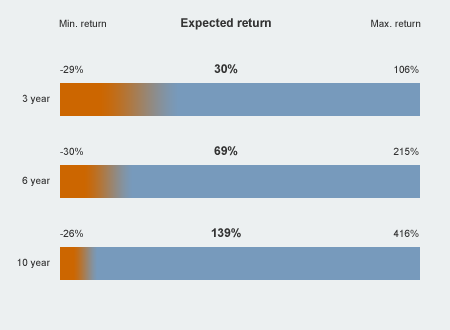
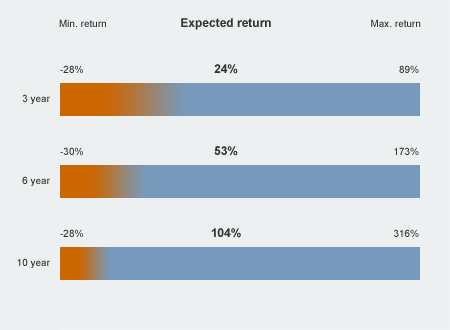
Two versions of the same layered image (450px x 330px). Layer-by-layer changes:
painted on "maxReturn3YearsText" over [394, 65, 410, 73]
painted on "maxReturn6YearsText" over [393, 147, 410, 155]
painted on "maxReturn10YearsText" over [393, 229, 399, 237]
painted on "maxLoss10YearsText" over [69, 229, 74, 237]
painted on "maxLoss3YearsText" over [69, 66, 74, 73]
painted on "exp10YearsText" over [217, 228, 231, 237]
painted on "exp6YearsText" over [214, 146, 227, 155]
painted on "exp3YearsText" over [214, 64, 228, 73]
painted on "gradient3Years" over [102, 83, 187, 116]
painted on "gradient6Years" over [86, 165, 146, 198]
painted on "gradient10Years" over [74, 247, 111, 280]
painted on "background" over [69, 0, 450, 330]
